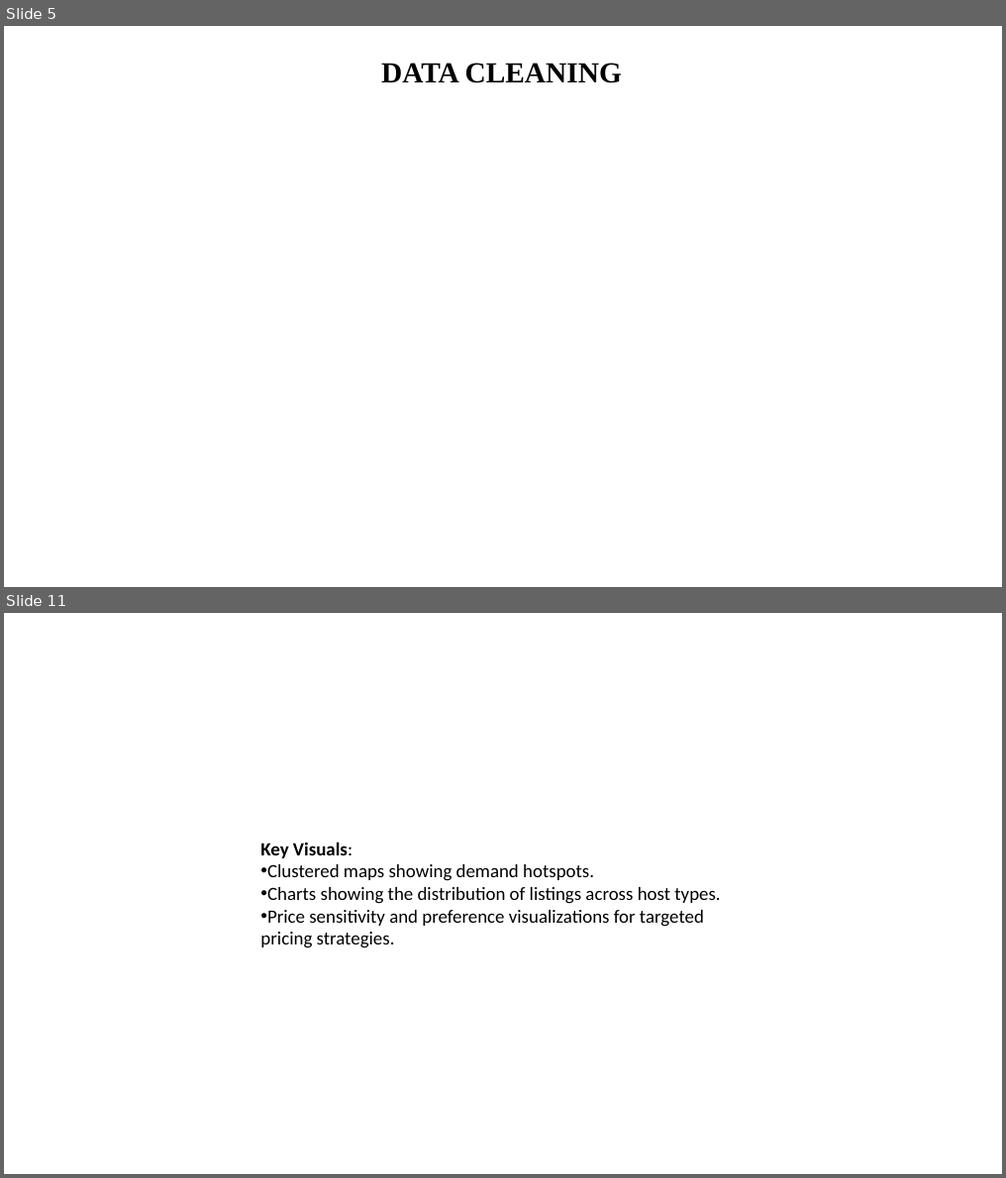
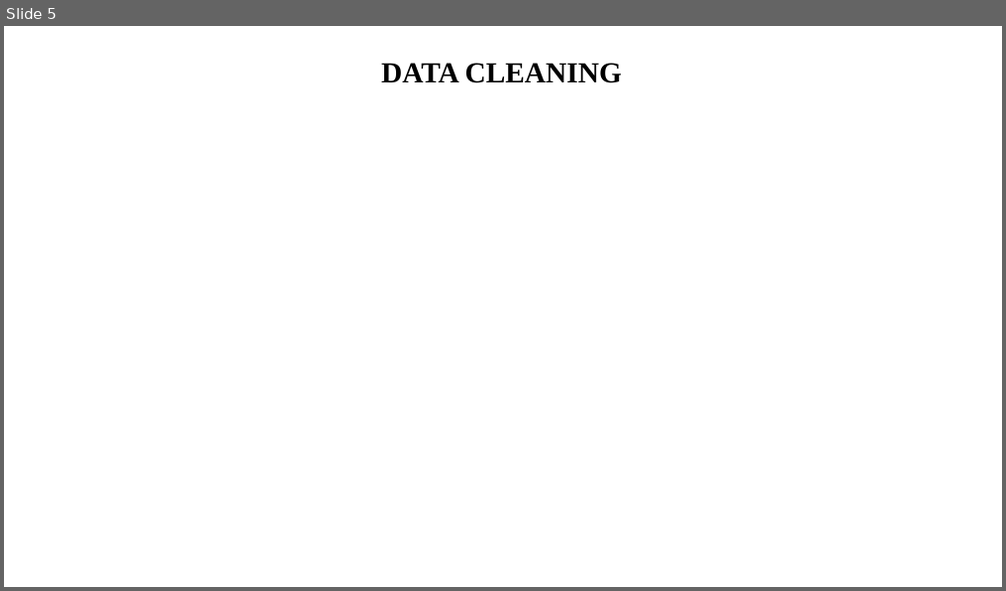
Before and after one commit to sagarbarge/Airbnb_NYC_Storytelling, a slide deck: Presentation_1_Analyst.pptx. Shown one above the other, each under a label of ours: slides 5 and 11 before the commit, slide 5 after it; the slides between them are not shown. The pictures are 1006x1178 and 1006x591 pixels, drawn with LibreOffice and Linux fonts; fonts in the diff are those of the drawing. Boxes give left, top, right and bottom in pixels: in the first picture for what was removed or moved away, otherwise in the second. Text is boxed around its words. In the diff, an @@ line names an element or a change of style, - is before the commit and + after.

```diff
--- a/Presentation_1_Analyst.pptx
+++ b/Presentation_1_Analyst.pptx
@@ slide 11 removed at [4, 613, 1002, 1174], background #FFFFFF @@
@@ text removed at [260, 842, 720, 949] @@
-Key Visuals:
-• Clustered maps showing demand hotspots.
-• Charts showing the distribution of listings across host types.
-• Price sensitivity and preference visualizations for targeted pricing strategies.
```
Also in this commit, not shown: 11 slides changed, 3 slides added, 1 other slide removed, 5 other files.
